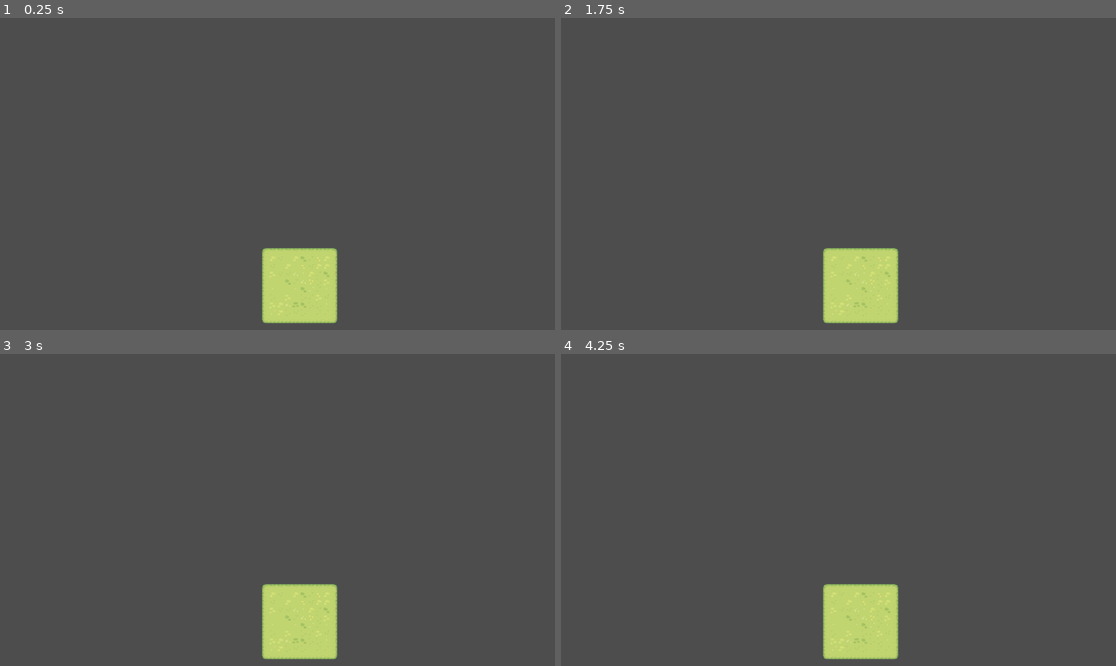
Above: before the commit, frames 1-4 (two rows, left to right).
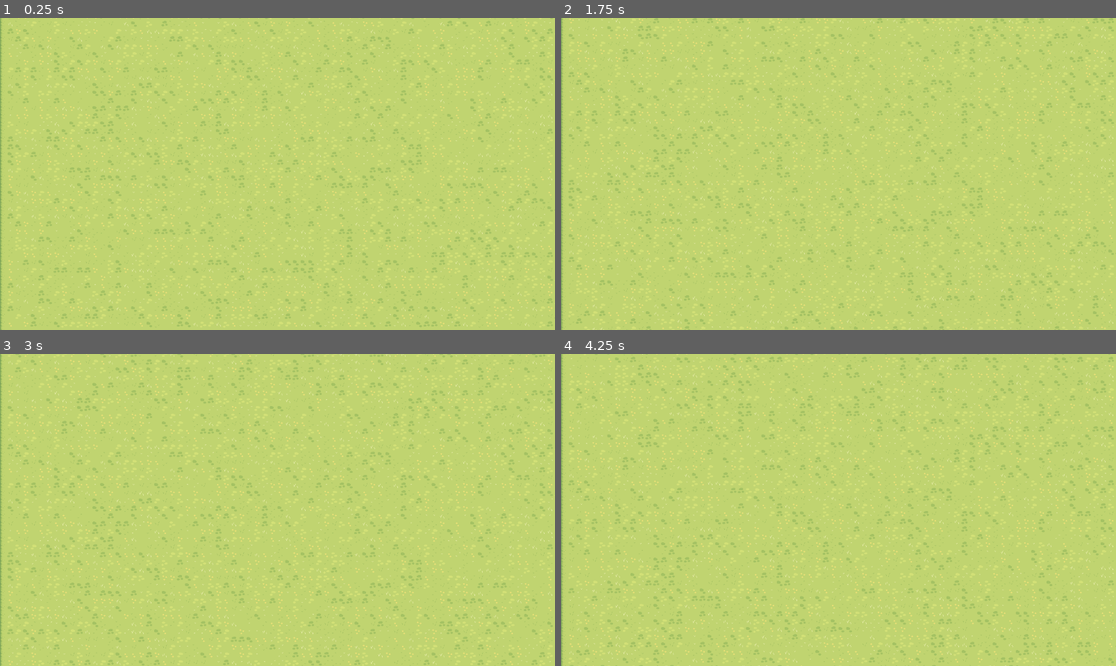
Above: after the commit, the same moments.

Repository: cbwhickstein/Mini-Jame-Gam-29
Game: Godot game, scene res://Scenes/background.tscn
Two runs of this game, one before a commit and one after it. Both use one fixed random seed, a clock stepped at 60 frames per second and the inputs below. This scene is started directly instead of the project's main scene.
Inputs:
- Up to frame 1 (0.25 s): no input
- Up to frame 2 (1.75 s): no input
- Up to frame 3 (3 s): no input
- Up to frame 4 (4.25 s): no input

The runs differ from the first frame. In frame 1, 97% of the frame differs, in the area x 0-100%, y 0-100%; in frame 2, 97%; in frame 3, 97%; in frame 4, 97%.

Commit message:
the list order is the current problem for the background

Diff:
--- a/game/Scenes/background.tscn
+++ b/game/Scenes/background.tscn
@@ -513,11 +513,22 @@
 terrain_set_0/terrain_0/color = Color(0.5, 0.34375, 0.25, 1)
 sources/0 = SubResource("TileSetAtlasSource_0hs35")
 
+[sub_resource type="CircleShape2D" id="CircleShape2D_rv2hi"]
+
 [node name="Background" type="Node2D"]
-position = Vector2(542, 476)
+position = Vector2(0, 643)
 script = ExtResource("1_5nbgb")
 
 [node name="TileMap" type="TileMap" parent="."]
 texture_filter = 1
 tile_set = SubResource("TileSet_p1ifv")
 format = 2
+
+[node name="StaticBody2D" type="StaticBody2D" parent="."]
+position = Vector2(0, -644)
+
+[node name="CollisionShape2D" type="CollisionShape2D" parent="StaticBody2D"]
+shape = SubResource("CircleShape2D_rv2hi")
+
+[node name="Camera2D" type="Camera2D" parent="StaticBody2D"]
+position = Vector2(578, 323)
--- a/game/scripts/background.gd
+++ b/game/scripts/background.gd
@@ -2,10 +2,11 @@
 
 # Subnodes
 @onready var tile_map: TileMap = $TileMap
+@onready var static_body_2d: StaticBody2D = $StaticBody2D
 
 # global variables
-var map_width = 10
-var map_height = 10
+var map_width = 100
+var map_height = 100
 
 var player_coords: Vector2 = Vector2(0.0, 0.0)
 var player_old_coords: Vector2 = Vector2(0.0, 0.0)
@@ -18,14 +19,41 @@
 
 # Called when the node enters the scene tree for the first time.
 func _ready():
-	for h in range(0, map_height):
+	# sets the initial map
+	for h in range(-map_height, 0):
 		row_list.push_front([])
 		for w in range(0, map_width):
 			var current_pos = Vector2i(w, h)
 			row_list[0].push_front(current_pos)
 		tile_map.set_cells_terrain_connect(0,row_list[0],0,0)
 
+	print(row_list.size())
+
+
+
 
 # Called every frame. 'delta' is the elapsed time since the previous frame.
 func _process(delta):
-	pass
+	# tmp code for scroll animation
+	static_body_2d.move_and_collide(Vector2(0,-1))
+	player_coords = static_body_2d.position
+
+	# if player_cords are moveing a new tile row gets created and saved in row_list
+	if (abs(player_coords.y - player_old_coords.y) > 10.0):
+		# reset condition
+		player_old_coords = player_coords
+
+		# create new row
+		row_list.push_front([])
+		print(row_list.size())
+		for w in range(0, map_width):
+			var current_pos = Vector2i(w, row_list[1][0].y - 1)
+			row_list[0].push_front(current_pos)
+		print(row_list[0][0].y)
+		# set row
+		tile_map.set_cells_terrain_connect(0,row_list[0],0,0)
+
+		# remove last row
+		#var last_row = row_list.pop_back()
+		#for pos in last_row:
+		#	tile_map.set_cell(0, pos)
Not shown: 1 places in game/Scenes/background.tscn that only renumber resources
